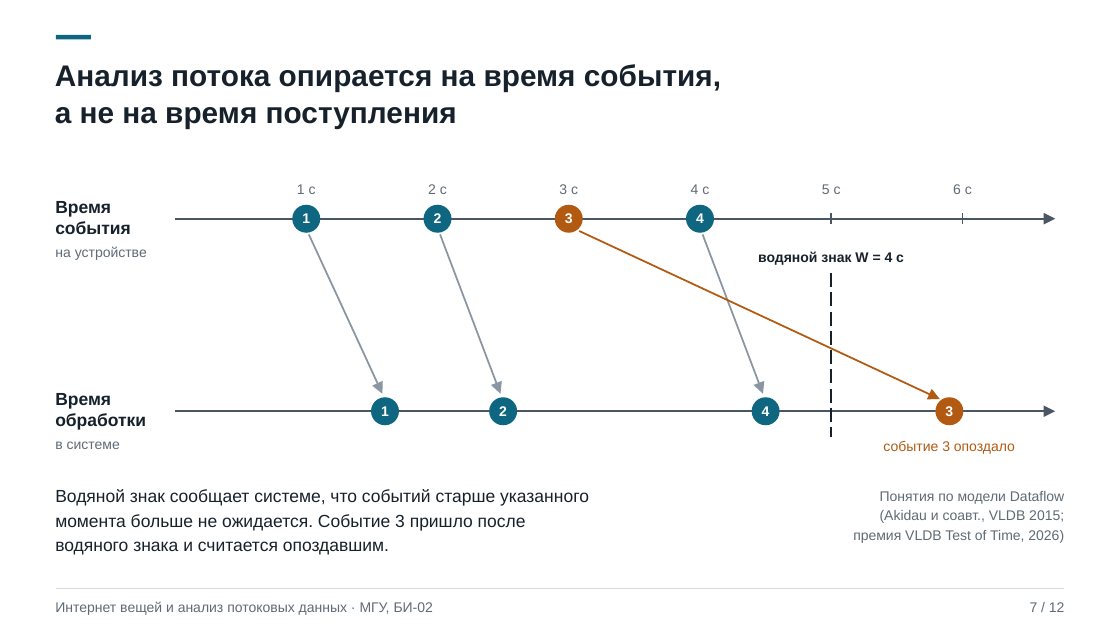
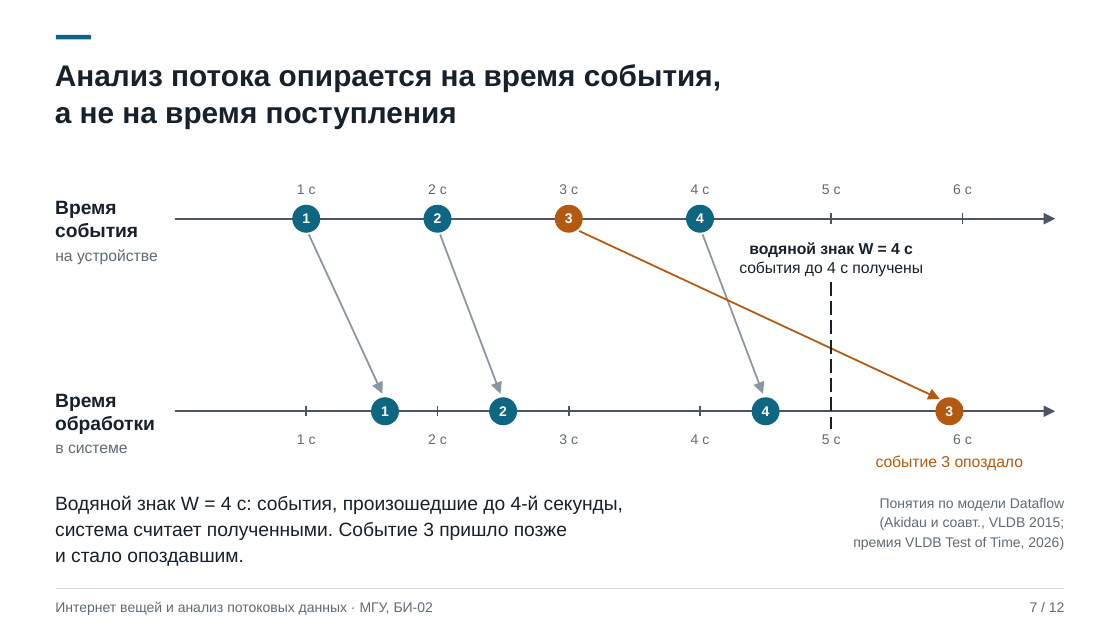
Before and after one commit to shualyyy/downloads-sorter, a slide deck: slide 7 of presentation-iot-streaming/Интернет вещей и анализ потоковых данных.pptx. Drawn at 1120x630 pixels with LibreOffice and Linux fonts; fonts in the diff are those of the drawing. Boxes give left, top, right and bottom in pixels: in the first picture for what was removed or moved away, otherwise in the second. Text is boxed around its words. In the diff, an @@ line names an element or a change of style, - is before the commit and + after.

```diff
--- a/presentation-iot-streaming/Интернет вещей и анализ потоковых данных.pptx
+++ b/presentation-iot-streaming/Интернет вещей и анализ потоковых данных.pptx
@@ text "Время события" at (55,200,138,238): size 15 to 16.5 pt; line spacing 18pt to 19.5pt @@
@@ text at (739,242,923,277): text changed; size 12 to 13.5 pt; bold off @@
-водяной знак W = 4 с
+водяной знак W = 4 с
+события до 4 с получены
@@ freeform shape: place and size @@
-freeform shape at (832,273,833,438)
+freeform shape at (832,281,833,429)
@@ text "Время обработки" at (55,393,155,434): size 15 to 16.5 pt; line spacing 18pt to 19.5pt @@
@@ group added at (297,406,972,444): 6 texts, 3 freeform shapes @@
+1 с
+2 с
+3 с
+4 с
+5 с
+6 с
@@ size 12 to 13.5 pt in 3 elements at (55,444,128,453), (55,249,158,265), (876,455,1024,470) @@
@@ text "событие 3 опоздало": place and size @@
-text "событие 3 опоздало" at (883,441,1015,454)
+text "событие 3 опоздало" at (876,455,1024,470)
@@ text at (55,495,623,566): text changed; size 15 to 16.5 pt @@
-Водяной знак сообщает системе, что событий старше указанного
-момента больше не ожидается. Событие 3 пришло после
-водяного знака и считается опоздавшим.
+Водяной знак W = 4 с: события, произошедшие до 4-й секунды,
+система считает полученными. Событие 3 пришло позже
+и стало опоздавшим.
@@ text "Понятия по модели Dataflow (Akidau ...": place and size @@
-text "Понятия по модели Dataflow (Akidau ..." at (853,491,1064,543)
+text "Понятия по модели Dataflow (Akidau ..." at (853,498,1064,550)
```
Also in this commit, not shown: 11 other slides changed, 1 other file.
